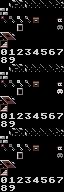
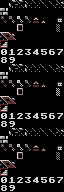
Layers edited between the first and the second (64, 192) image:
painted on "Background" over (33, 17, 63, 160)
